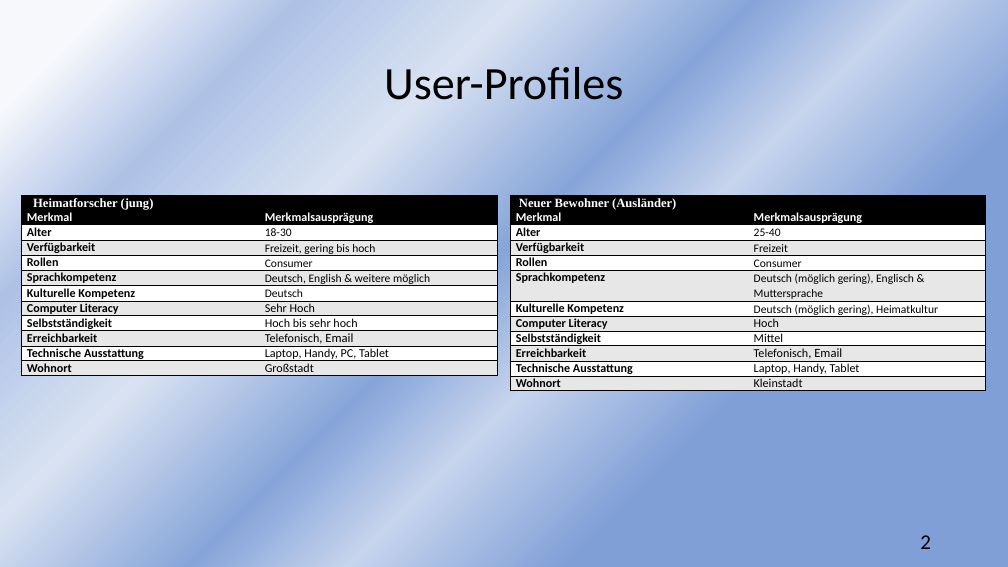
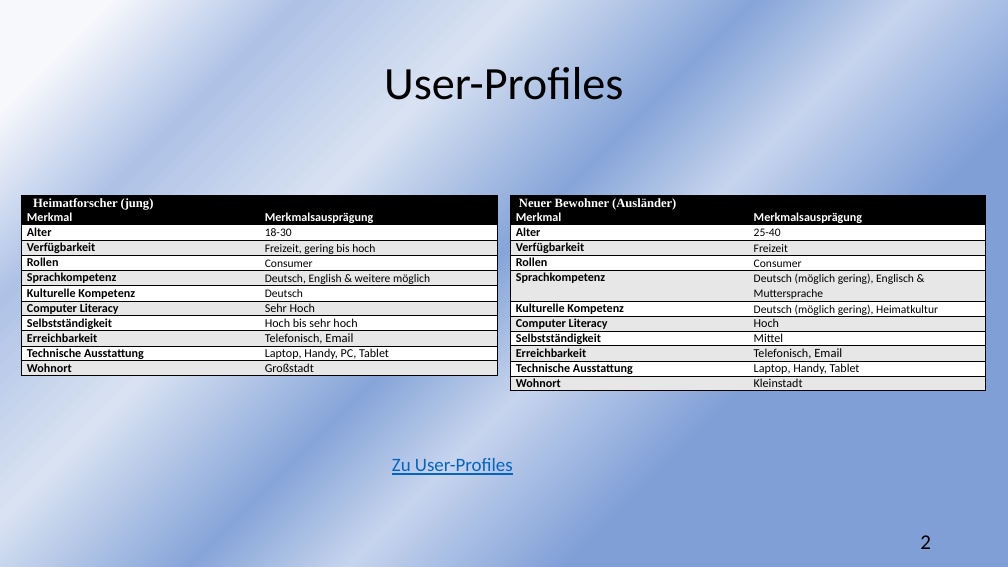
Before and after one commit to sebastiankoch10/EPWS2223HausenKochZimmer, a slide deck: slide 2 of Audits/EPWS2223HausenKochZimmer Audit 3.pptx. Drawn at 1008x567 pixels with LibreOffice and Linux fonts; fonts in the diff are those of the drawing. Boxes give left, top, right and bottom in pixels: in the first picture for what was removed or moved away, otherwise in the second. Text is boxed around its words. In the diff, an @@ line names an element or a change of style, - is before the commit and + after.

```diff
--- a/Audits/EPWS2223HausenKochZimmer Audit 3.pptx
+++ b/Audits/EPWS2223HausenKochZimmer Audit 3.pptx
@@ text added at [392, 458, 513, 475], 18 pt, text #0563C1, underline @@
+Zu User-Profiles
```
Also in this commit, not shown: 1 other slide changed, 1 other file.
